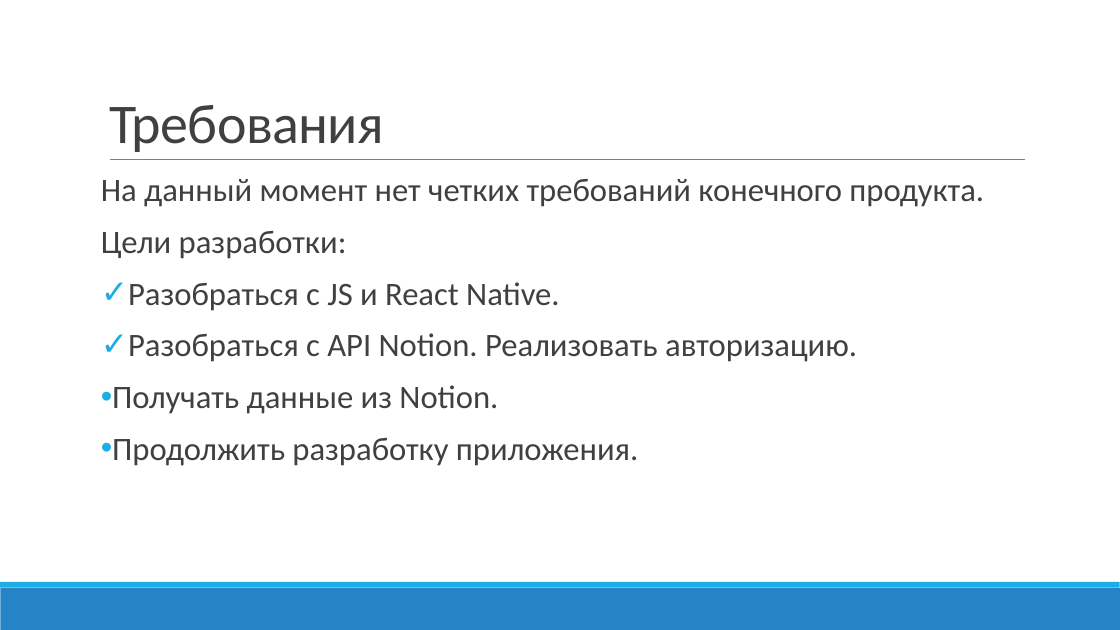
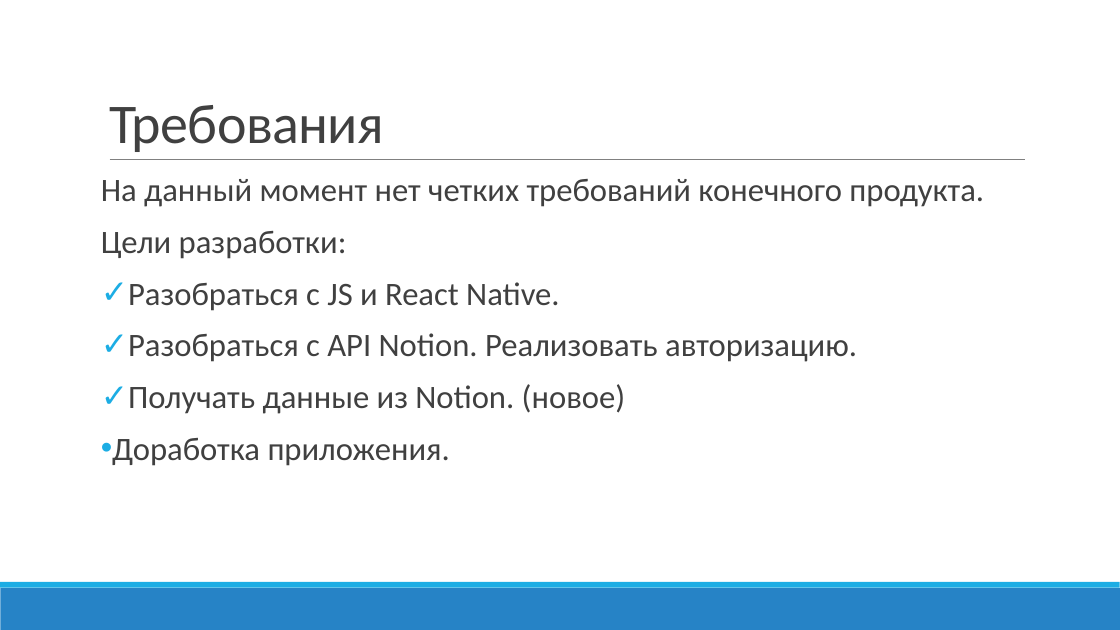
Before and after one commit to RobertArifulin/ReactNativeApp, a slide deck: slide 4 of docs/Арифулин Презентцаия проекта.pptx. Drawn at 1120x630 pixels with LibreOffice and Linux fonts; fonts in the diff are those of the drawing. Boxes give left, top, right and bottom in pixels: in the first picture for what was removed or moved away, otherwise in the second. Text is boxed around its words. In the diff, an @@ line names an element or a change of style, - is before the commit and + after.

```diff
--- a/docs/Арифулин Презентцаия проекта.pptx
+++ b/docs/Арифулин Презентцаия проекта.pptx
@@ text at (112,384,626,466): text changed @@
-• Получать данные из Notion.
-• Продолжить разработку приложения.
+✓ Получать данные из Notion. (новое)
+• Доработка приложения.
```
Also in this commit, not shown: 2 other slides changed, 7 slides removed, 3 other files.
